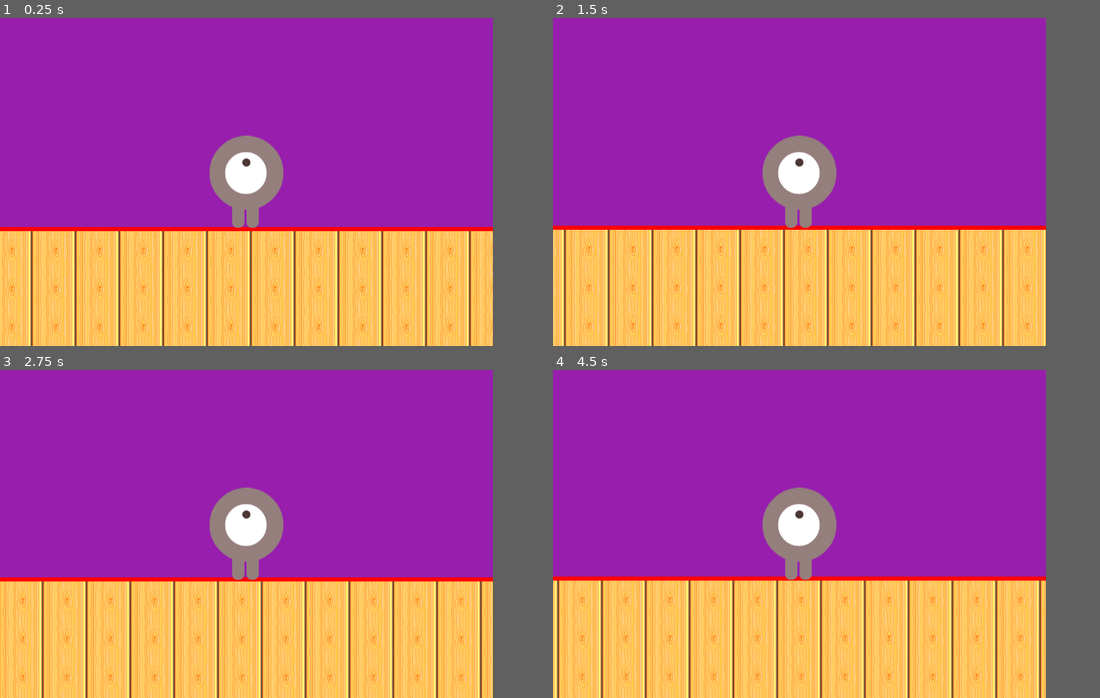
Above: before the commit, frames 1-4 (two rows, left to right).
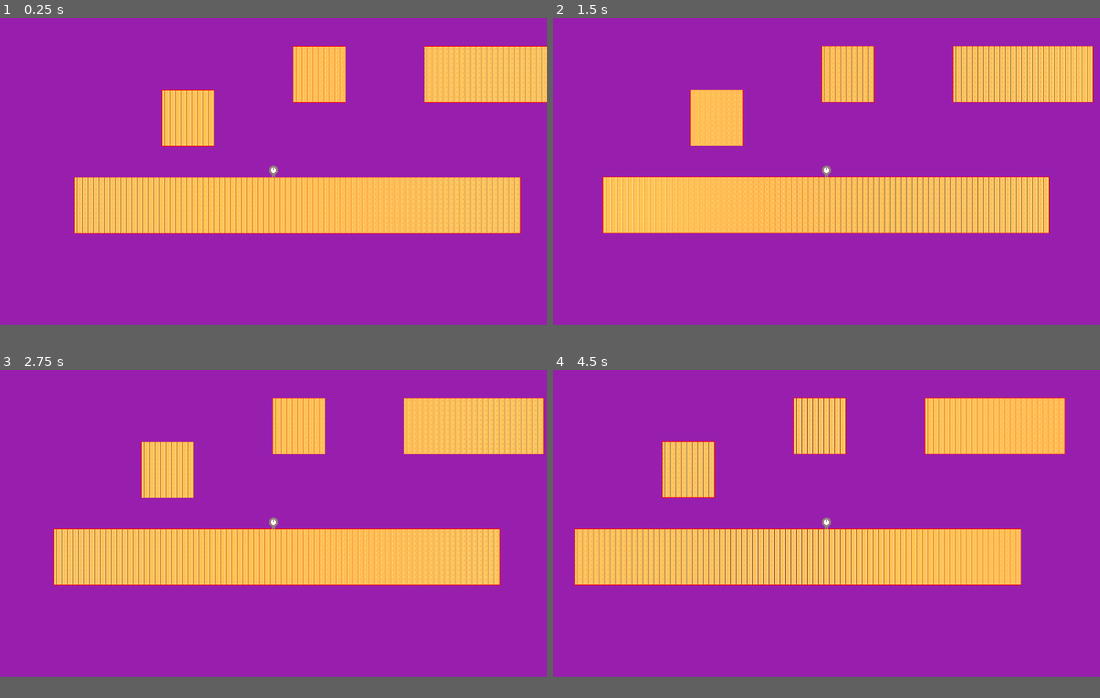
Above: after the commit, the same moments.

Repository: decimatedTomato/GMTK2025
Game: Godot game, scene res://scenes/level.tscn
The game is run twice, just before and just after one commit, with the same random seed, the same clock (stepped at 60 frames per second) and the same inputs.
Inputs:
- Up to frame 1 (0.25 s): no input
- Up to frame 2 (1.5 s): tap Enter (ui_accept) at 0.5, 0.77 s; hold Right (move_right) from 0.53 s (still down)
- Up to frame 3 (2.75 s): tap Enter (ui_accept) at 1.52 s; release Right (move_right) at 2.03 s; hold Left (move_left) from 2.03 s (still down)
- Up to frame 4 (4.5 s): release Left (move_left) at 2.78 s; hold Right (move_right) 2.78-4.28 s; tap Enter (ui_accept) at 3.02, 3.77 s; hold Left (move_left) from 4.28 s (still down)
In our replay, the window is 720x480 before the commit and 799x449 after it. These sizes can differ from the game's own. Grey fills any space a smaller window leaves; there, only what the larger window draws over its background counts as a difference.

The runs differ from the first frame. In frame 1, 50% of the frame differs, in the area x 0-100%, y 8-100%; in frame 2, 51%, in the area x 0-99%, y 8-100%; in frame 3, 50%; in frame 4, 50%.

Commit message:
changedd viewport to 1080p

Diff:
--- a/project.godot
+++ b/project.godot
@@ -17,8 +17,8 @@
 
 [display]
 
-window/size/viewport_width=720
-window/size/viewport_height=480
+window/size/viewport_width=1920
+window/size/viewport_height=1080
 
 [input]
 
--- a/scenes/character_body_2d.tscn
+++ b/scenes/character_body_2d.tscn
@@ -47,3 +47,4 @@
 shape = SubResource("CapsuleShape2D_8nwgm")
 
 [node name="Camera2D" type="Camera2D" parent="."]
+zoom = Vector2(0.3, 0.3)
